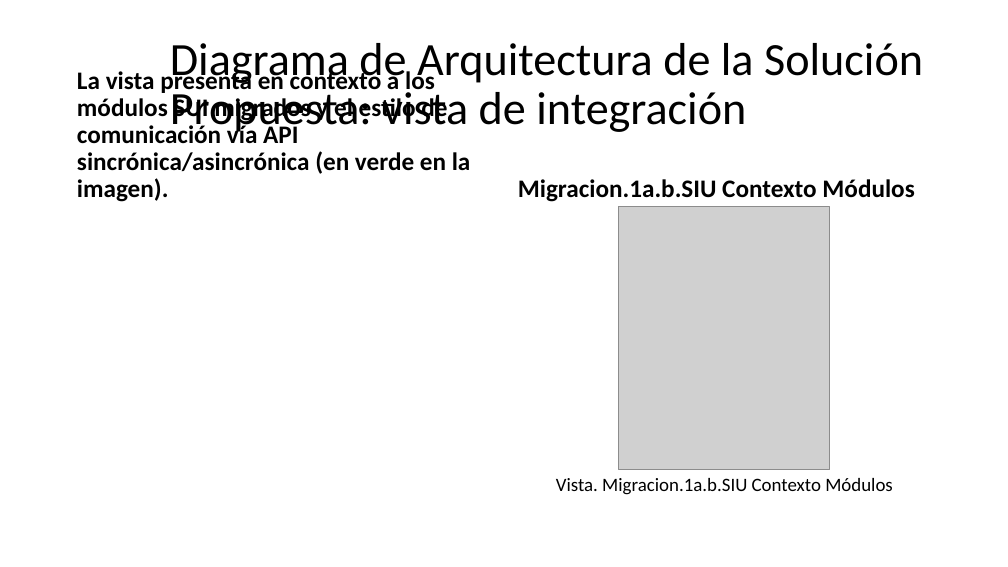
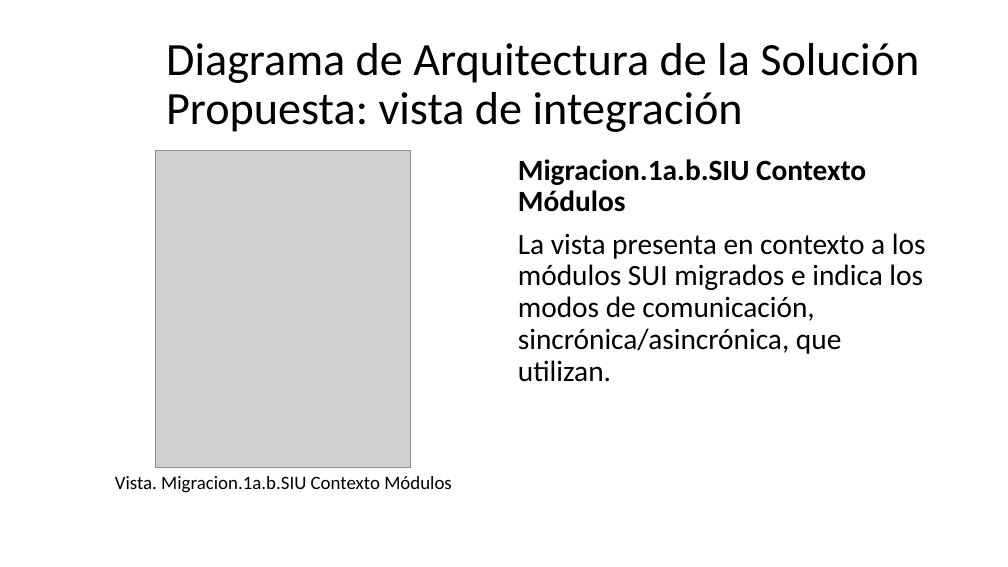
Before and after one commit to hwong23/pgn-078, a slide deck: slide 2 of content/pptxoutpt.pptx. Drawn at 1008x567 pixels with LibreOffice and Linux fonts; fonts in the diff are those of the drawing; grey boxes stand for pictures; background and template pictures are left out. Boxes give left, top, right and bottom in pixels: in the first picture for what was removed or moved away, otherwise in the second. Text is boxed around its words. In the diff, an @@ line names an element or a change of style, - is before the commit and + after.

Commit message:
ppt1

```diff
--- a/content/pptxoutpt.pptx
+++ b/content/pptxoutpt.pptx
@@ title "Diagrama de Arquitectura de la ..." rewrapped from box(170, 43, 923, 136) to box(166, 43, 919, 132) @@
@@ text removed at box(77, 68, 471, 202) @@
-La vista presenta en contexto a los módulos SUI migrados y el estilo de comunicación vía API sincrónica/asincrónica (en verde en la imagen).
@@ picture: place and size @@
-picture at box(619, 207, 830, 470)
+picture at box(156, 150, 411, 467)
@@ text removed at box(518, 179, 914, 202) @@
-Migracion.1a.b.SIU Contexto Módulos
@@ text added at box(518, 159, 926, 382), 28 pt, text #000000 @@
+Migracion.1a.b.SIU Contexto Módulos
+La vista presenta en contexto a los módulos SUI migrados e indica los modos de comunicación, sincrónica/asincrónica, que utilizan.
@@ text "Vista. Migracion.1a.b.SIU Contexto Módulos": place and size @@
-text "Vista. Migracion.1a.b.SIU Contexto Módulos" at box(556, 478, 893, 495)
+text "Vista. Migracion.1a.b.SIU Contexto Módulos" at box(115, 476, 452, 493)
```
Also in this commit, not shown: 1 other slide changed, 4 slides added, 3 other files.
